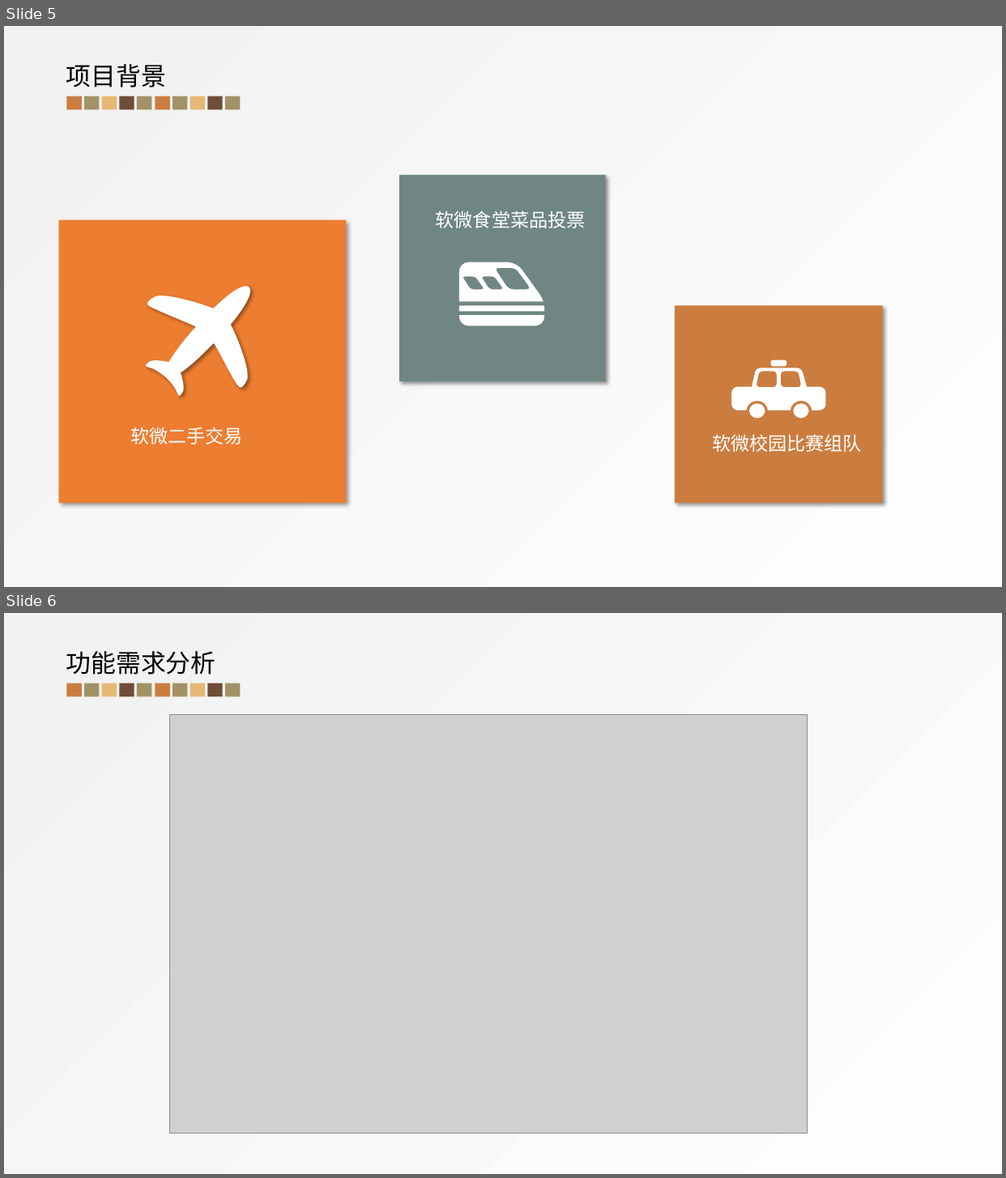
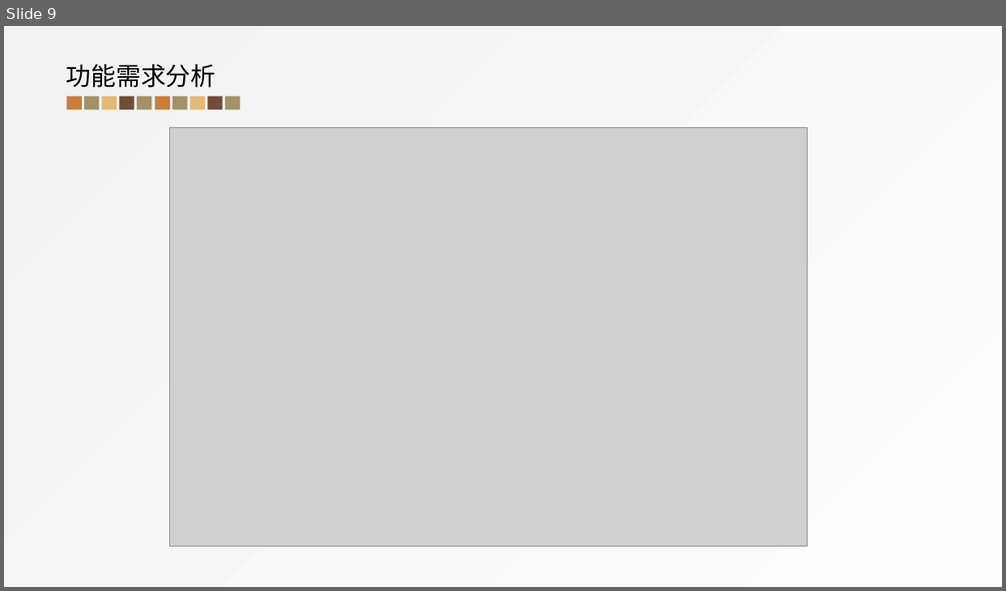
Before and after one commit to huiscool/sre-homework, a slide deck: 第三组.pptx. Shown one above the other, each under a label of ours: slides 5 and 6 before the commit, slide 9 after it. The pictures are 1006x1178 and 1006x591 pixels, drawn with LibreOffice and Linux fonts; fonts in the diff are those of the drawing; grey boxes stand for pictures. Boxes give left, top, right and bottom in pixels: in the first picture for what was removed or moved away, otherwise in the second. Text is boxed around its words. In the diff, an @@ line names an element or a change of style, - is before the commit and + after.

```diff
--- a/第三组.pptx
+++ b/第三组.pptx
@@ slide 5 removed at <box>4,26,1002,587</box>, background gradient #FDFDFD to #F2F2F2 @@
@@ text removed at <box>66,64,166,88</box> @@
-项目背景
@@ group removed at <box>67,96,240,110</box>: 10 rectangles @@
@@ rectangle removed at <box>58,220,346,503</box> @@
@@ text removed at <box>436,211,586,228</box> @@
-软微食堂菜品投票
@@ freeform shape removed at <box>143,284,253,399</box> @@
@@ group removed at <box>399,175,606,382</box>: 3 freeform shapes, 1 rectangle @@
@@ group removed at <box>675,306,883,504</box>: 2 freeform shapes, 2 ellipses, 1 rectangle @@
@@ text removed at <box>130,427,243,445</box> @@
-软微二手交易
@@ text removed at <box>712,434,862,452</box> @@
-软微校园比赛组队
@@ what was slide 6 is now slide 9 @@
```
Also in this commit, not shown: 2 slides changed, 9 slides added, 2 other files.
